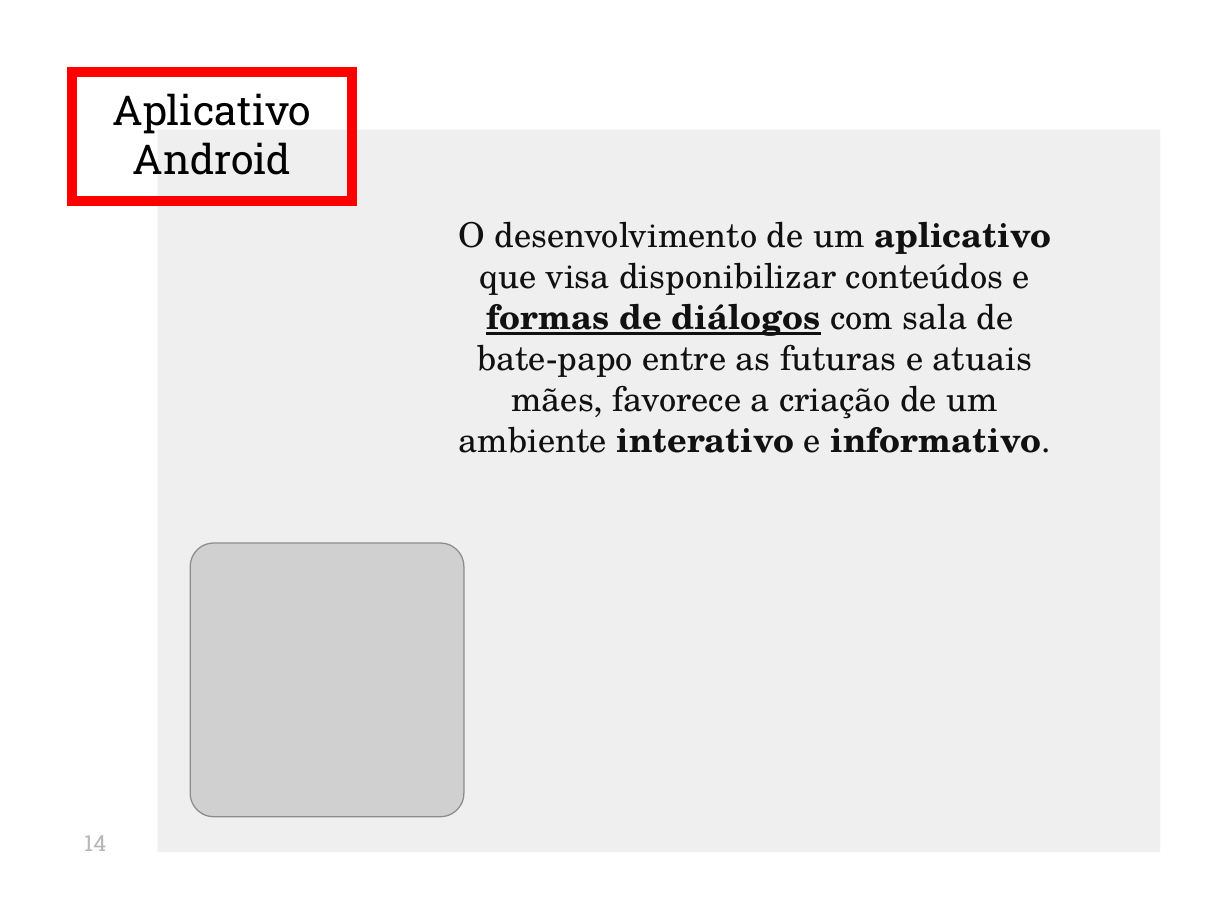
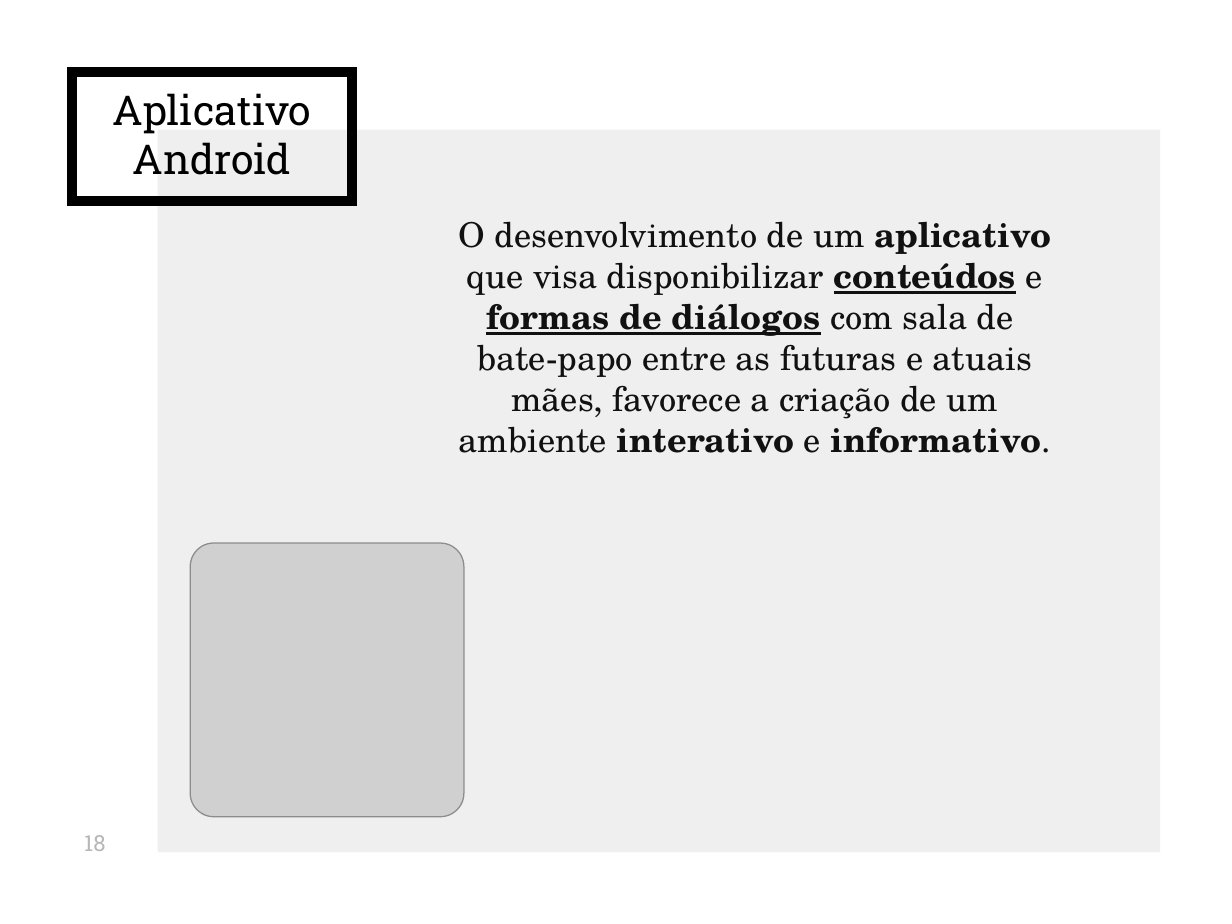
Before and after one commit to edgarssenhorello/Projetos, a slide deck: slide 18 of apresentação dica de lingerie.pptx (slide 14 before the commit). Drawn at 1232x924 pixels with LibreOffice and Linux fonts; fonts in the diff are those of the drawing; grey boxes stand for pictures. Boxes give left, top, right and bottom in pixels: in the first picture for what was removed or moved away, otherwise in the second. Text is boxed around its words. In the diff, an @@ line names an element or a change of style, - is before the commit and + after.

```diff
--- a/apresentação dica de lingerie.pptx
+++ b/apresentação dica de lingerie.pptx
@@ title "Aplicativo Android" at [71, 71, 351, 201]: outline #FF0000 6 pt to #000000 6 pt @@
@@ text "O desenvolvimento de um aplicativo ..." at [459, 221, 1051, 453]: bold on, underline on in "conteúdos" @@
@@ page number at [84, 835, 105, 851]: text changed @@
-14
+18
```
Also in this commit, not shown: 13 other slides changed, 7 slides added, 2 slides removed.
